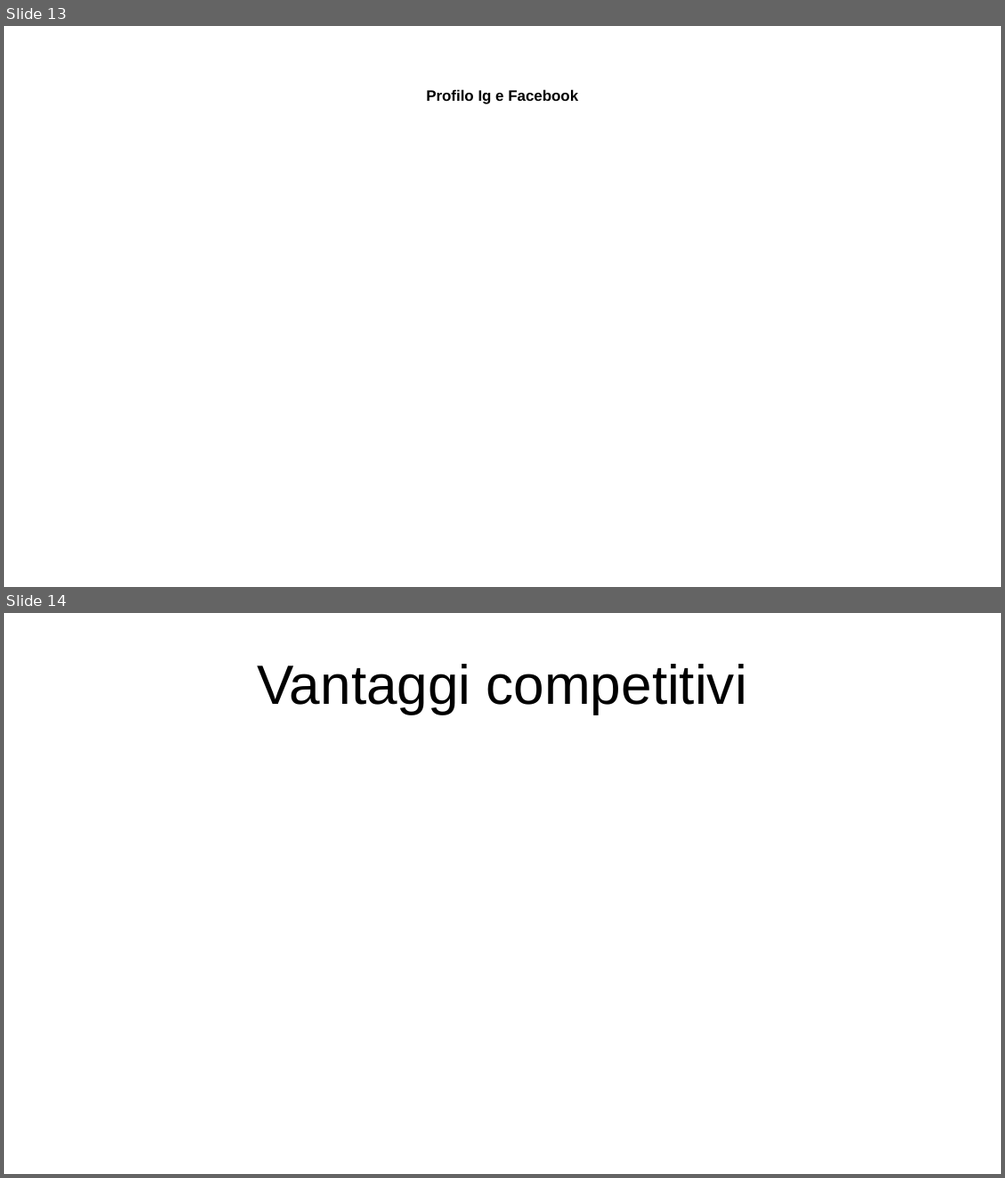
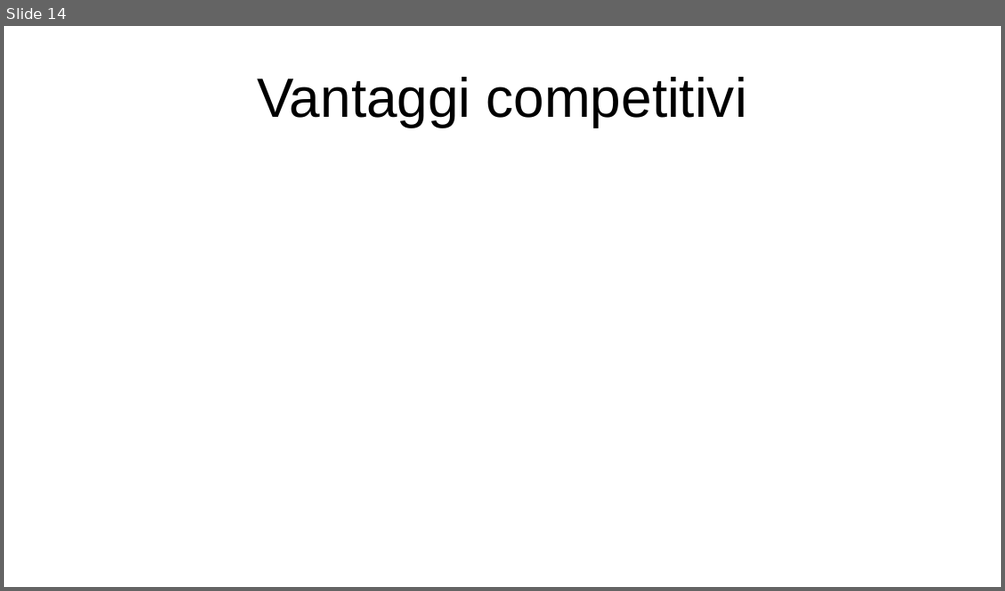
Before and after one commit to Jack-Ark-01/JustBurgerProjectWork, a slide deck: SecondaSuddivisioneGruppi/Logica/Materiale PPT/PPT lavoro.odp. Shown one above the other, each under a label of ours: slides 13 and 14 before the commit, slide 14 after it. The pictures are 1005x1178 and 1005x591 pixels, drawn with LibreOffice and Linux fonts; fonts in the diff are those of the drawing. Boxes give left, top, right and bottom in pixels: in the first picture for what was removed or moved away, otherwise in the second. Text is boxed around its words. In the diff, an @@ line names an element or a change of style, - is before the commit and + after.

```diff
--- a/SecondaSuddivisioneGruppi/Logica/Materiale PPT/PPT lavoro.odp
+++ b/SecondaSuddivisioneGruppi/Logica/Materiale PPT/PPT lavoro.odp
@@ slide 13 removed at [4,26,1001,587], background #FFFFFF @@
@@ title removed at [426,89,578,104] @@
-Profilo Ig e Facebook
```
Also in this commit, not shown: 3 slides changed, 5 slides added, 4 other slides removed, 4 other files.
